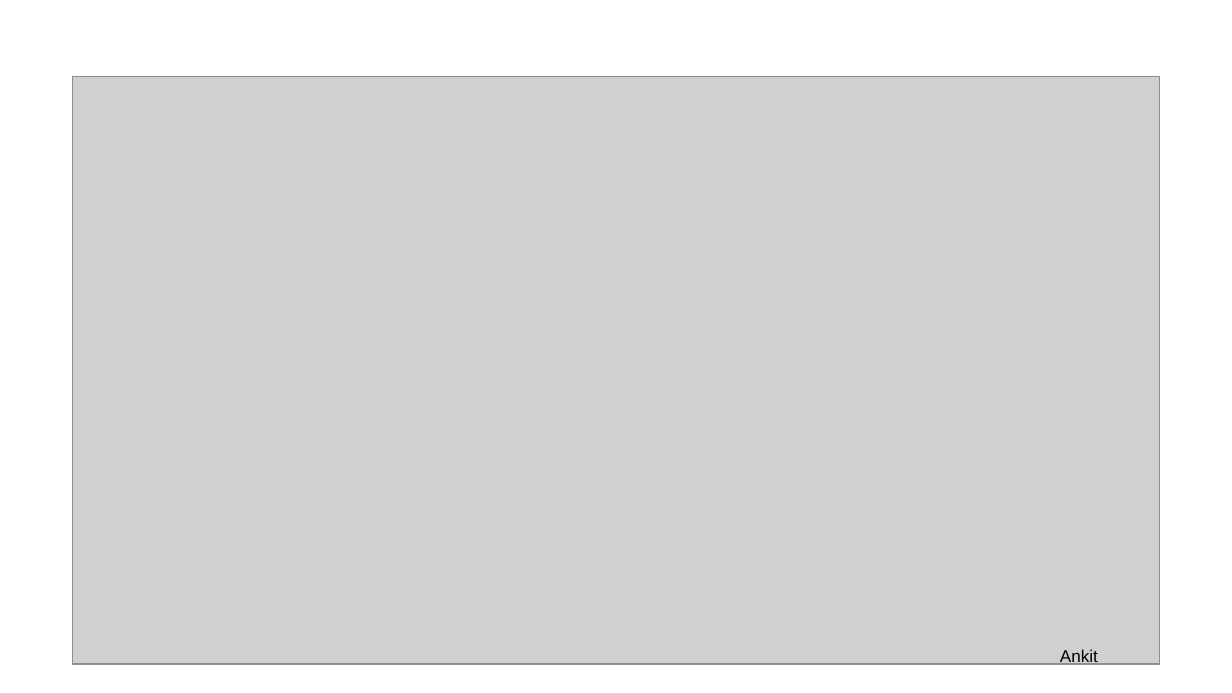
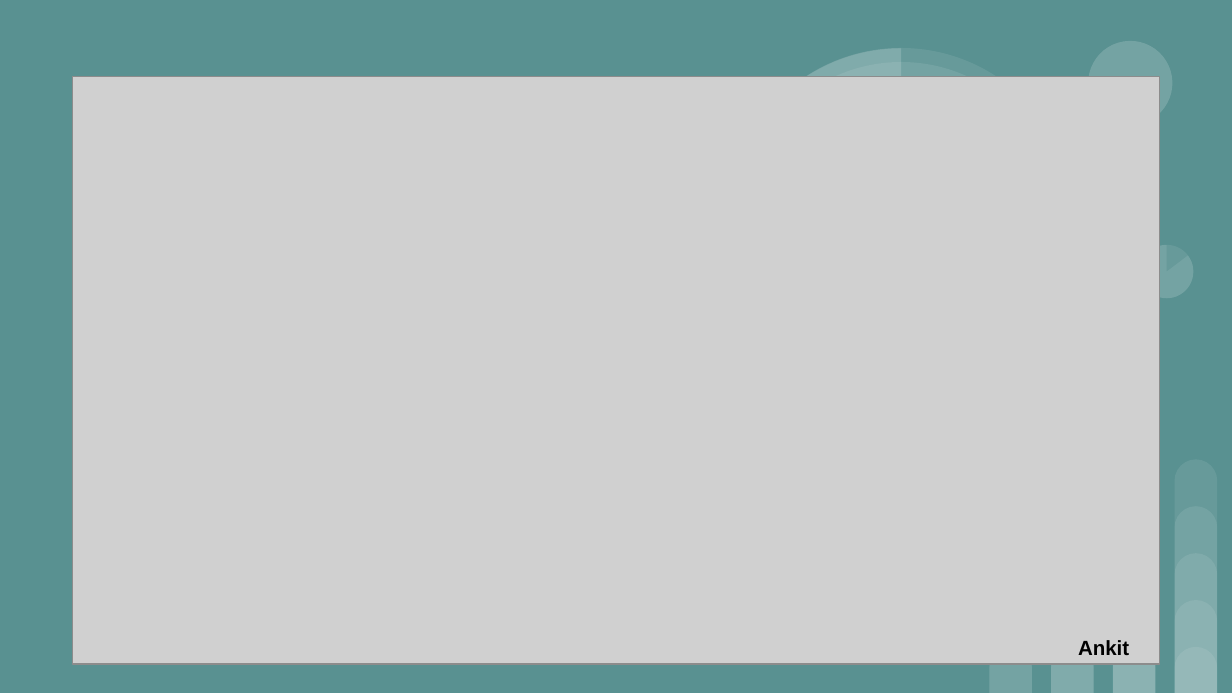
Before and after one commit to AnkitPrakash687/kafka-group06, a slide deck: slide 12 of docs/Group 6 Kafka.pptx (slide 10 before the commit). Drawn at 1232x693 pixels with LibreOffice and Linux fonts; fonts in the diff are those of the drawing; grey boxes stand for pictures. Boxes give left, top, right and bottom in pixels: in the first picture for what was removed or moved away, otherwise in the second. Text is boxed around its words. In the diff, an @@ line names an element or a change of style, - is before the commit and + after.

```diff
--- a/docs/Group 6 Kafka.pptx
+++ b/docs/Group 6 Kafka.pptx
@@ background #FFFFFF to #599191 @@
@@ group added at (680,0,1193,443): 5 ellipses, 4 pie slice (boxed as its full ellipse)s @@
@@ text "Ankit": place and size @@
-text "Ankit" at (1060,649,1098,666)
+text "Ankit" at (1078,640,1129,655)
@@ text "Ankit" at (1078,640,1129,655): size 10 to 12 pt, bold on @@
@@ group added at (989,460,1217,692): 14 round same rects @@
```
Also in this commit, not shown: 14 other slides changed, 5 slides added, 2 slides removed.
